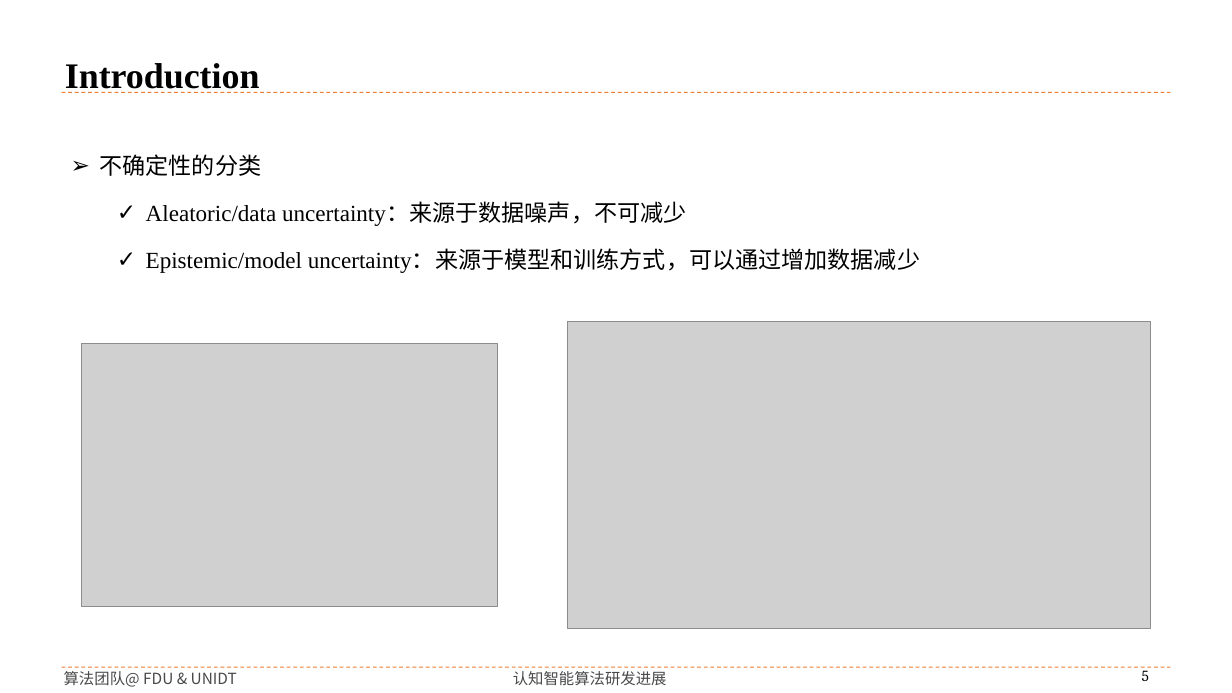
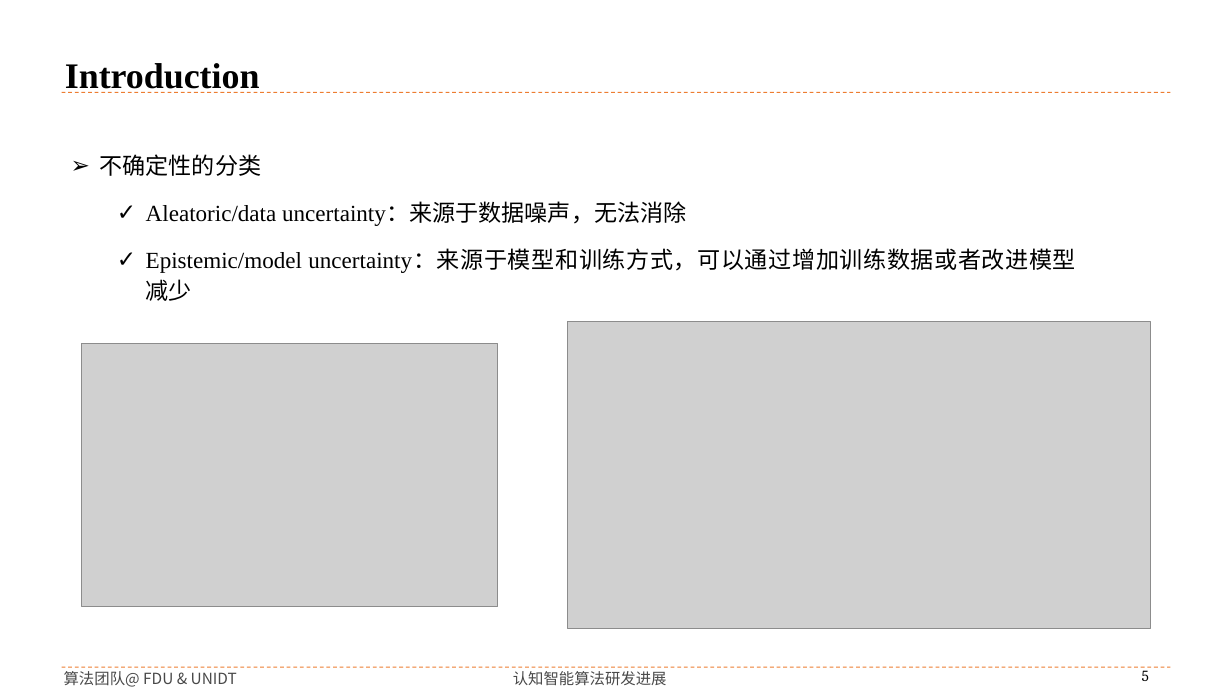
Before and after one commit to buyizhiyou/YYMUncertainty, a slide deck: slide 5 of pre/dum_pre.pptx. Drawn at 1232x693 pixels with LibreOffice and Linux fonts; fonts in the diff are those of the drawing; grey boxes stand for pictures; background and template pictures are left out. Boxes give left, top, right and bottom in pixels: in the first picture for what was removed or moved away, otherwise in the second. Text is boxed around its words. In the diff, an @@ line names an element or a change of style, - is before the commit and + after.

```diff
--- a/pre/dum_pre.pptx
+++ b/pre/dum_pre.pptx
@@ text at box(146, 203, 1076, 301): text changed @@
-  ✓ Aleatoric/data uncertainty：来源于数据噪声，不可减少
-  ✓ Epistemic/model uncertainty：来源于模型和训练方式，可以通过增加数据减少
+  ✓ Aleatoric/data uncertainty：来源于数据噪声，无法消除
+  ✓ Epistemic/model uncertainty：来源于模型和训练方式，可以通过增加训练数据或者改进模型减少
```
Also in this commit, not shown: 13 other slides changed, 6 slides added, 1 slide removed, 13 other files.
